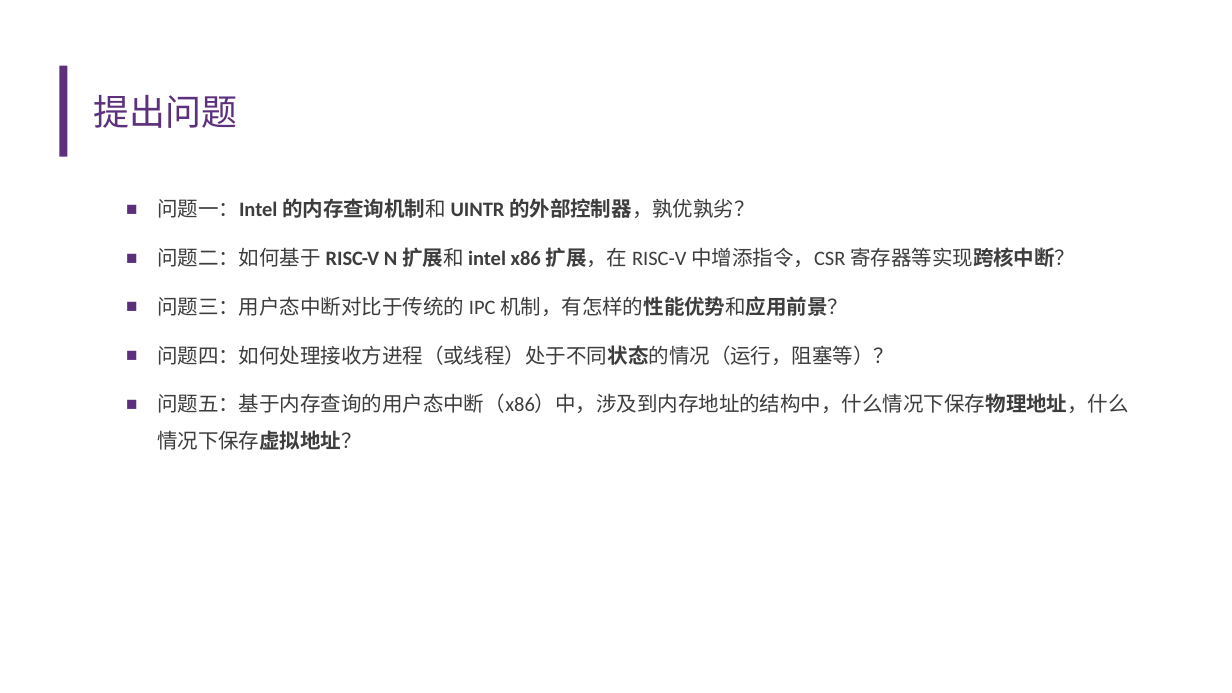
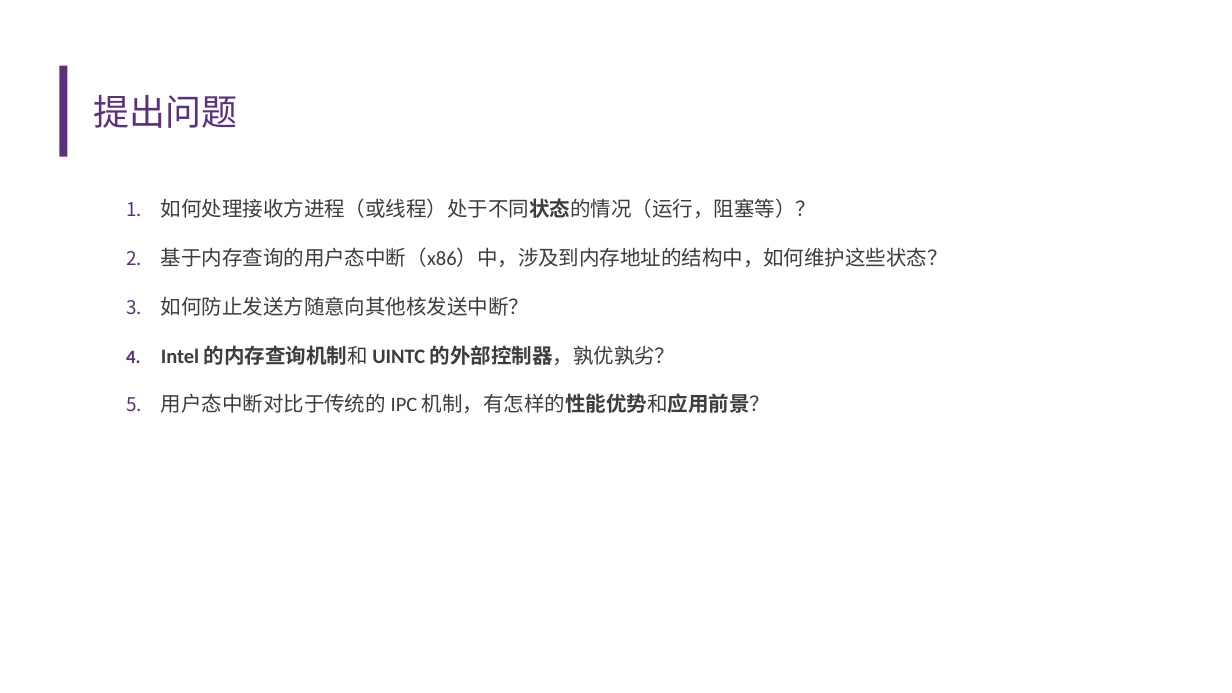
Before and after one commit to U-interrupt/uintr, a slide deck: slide 10 of doc/开题报告.pptx (slide 6 before the commit). Drawn at 1232x693 pixels with LibreOffice and Linux fonts; fonts in the diff are those of the drawing; background and template pictures are left out. Boxes give left, top, right and bottom in pixels: in the first picture for what was removed or moved away, otherwise in the second. Text is boxed around its words. In the diff, an @@ line names an element or a change of style, - is before the commit and + after.

```diff
--- a/doc/开题报告.pptx
+++ b/doc/开题报告.pptx
@@ text at (161,198,948,413): text changed @@
-  ■ 问题一：Intel 的内存查询机制和 UINTR 的外部控制器，孰优孰劣？
-  ■ 问题二：如何基于 RISC-V N 扩展和 intel x86 扩展，在 RISC-V 中增添指令，CSR 寄存器等实现跨核中断？
-  ■ 问题三：用户态中断对比于传统的 IPC 机制，有怎样的性能优势和应用前景？
-  ■ 问题四：如何处理接收方进程（或线程）处于不同状态的情况（运行，阻塞等）？
-  ■ 问题五：基于内存查询的用户态中断（x86）中，涉及到内存地址的结构中，什么情况下保存物理地址，什么情况下保存虚拟地址？
+  1. 如何处理接收方进程（或线程）处于不同状态的情况（运行，阻塞等）？
+  2. 基于内存查询的用户态中断（x86）中，涉及到内存地址的结构中，如何维护这些状态？
+  3. 如何防止发送方随意向其他核发送中断？
+  4. Intel 的内存查询机制和 UINTC 的外部控制器，孰优孰劣？
+  5. 用户态中断对比于传统的 IPC 机制，有怎样的性能优势和应用前景？
```
Also in this commit, not shown: 6 other slides changed, 1 slide added, 1 slide removed.
